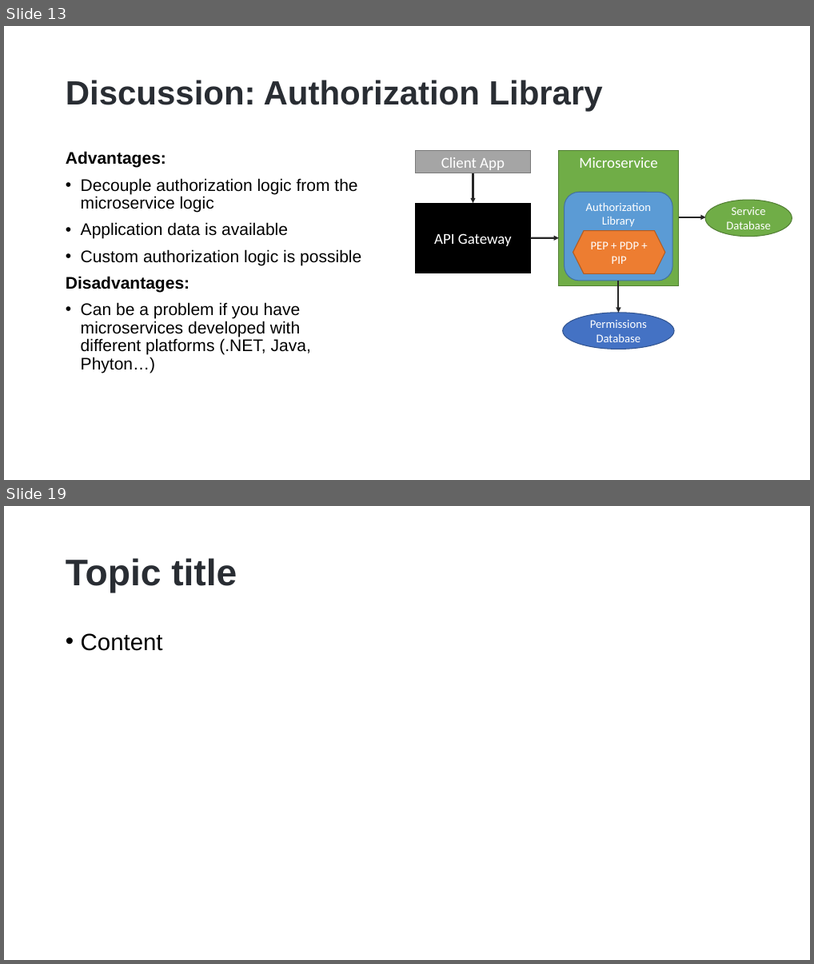
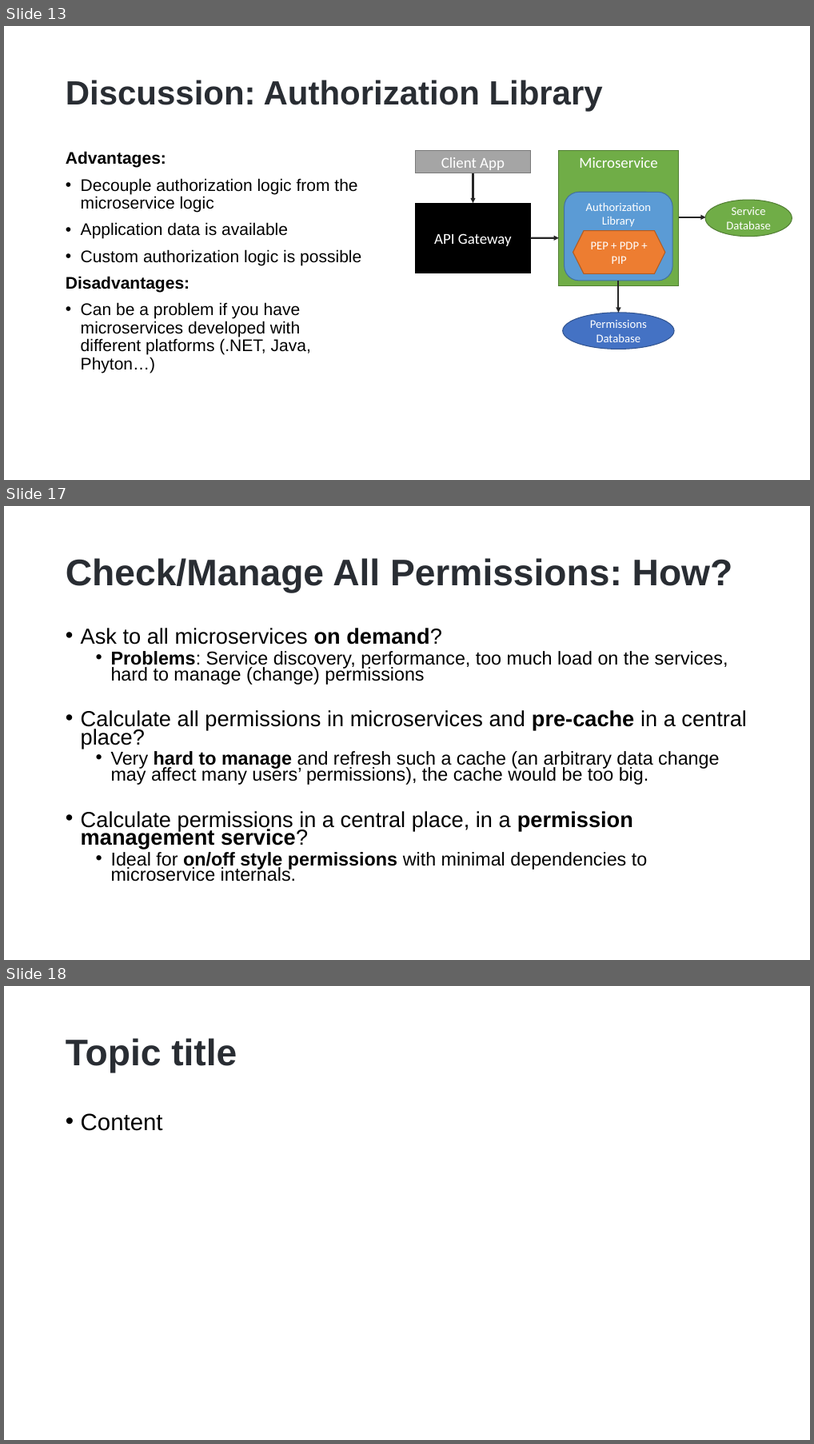
Before and after one commit to hikalkan/presentations, a slide deck: 2022-10-15 Authorization-In-Distributed-Systems/Authorization-In-Distributed-Systems.pptx. Shown one above the other, each under a label of ours: slides 13 and 19 before the commit, slides 13, 17 and 18 after it; the slides between them are not shown. The pictures are 814x964 and 814x1444 pixels, drawn with LibreOffice and Linux fonts; fonts in the diff are those of the drawing; background and template pictures are left out. Boxes give left, top, right and bottom in pixels: in the first picture for what was removed or moved away, otherwise in the second. Text is boxed around its words. In the diff, an @@ line names an element or a change of style, - is before the commit and + after.

```diff
--- a/2022-10-15 Authorization-In-Distributed-Systems/Authorization-In-Distributed-Systems.pptx
+++ b/2022-10-15 Authorization-In-Distributed-Systems/Authorization-In-Distributed-Systems.pptx
@@ slide 17 added at box(4, 506, 810, 960), background picture (left out) @@
@@ title added at box(66, 558, 734, 593), 44 pt, text #292D33, bold @@
+Check/Manage All Permissions: How?
@@ text added at box(81, 628, 747, 881), 22.2 pt, text #000000 @@
+• Ask to all microservices on demand?
+  • Problems: Service discovery, performance, too much load on the services, hard to manage (change) permissions
+• Calculate all permissions in microservices and pre-cache in a central place?
+  • Very hard to manage and refresh such a cache (an arbitrary data change may affect many users’ permissions), the cache would be too big.
+• Calculate permissions in a central place, in a permission management service?
+  • Ideal for on/off style permissions with minimal dependencies to microservice internals.
@@ what was slide 19 is now slide 18 @@
```
Also in this commit, not shown: 3 other slides added, 4 slides removed.
